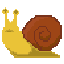
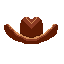
Two versions of the same layered image (64 × 64). Layer-by-layer changes:
hid "Icon3Snail" over (2, 7, 62, 58)
showed "Icon1CowboyHat", painted on it over (4, 7, 58, 58)
